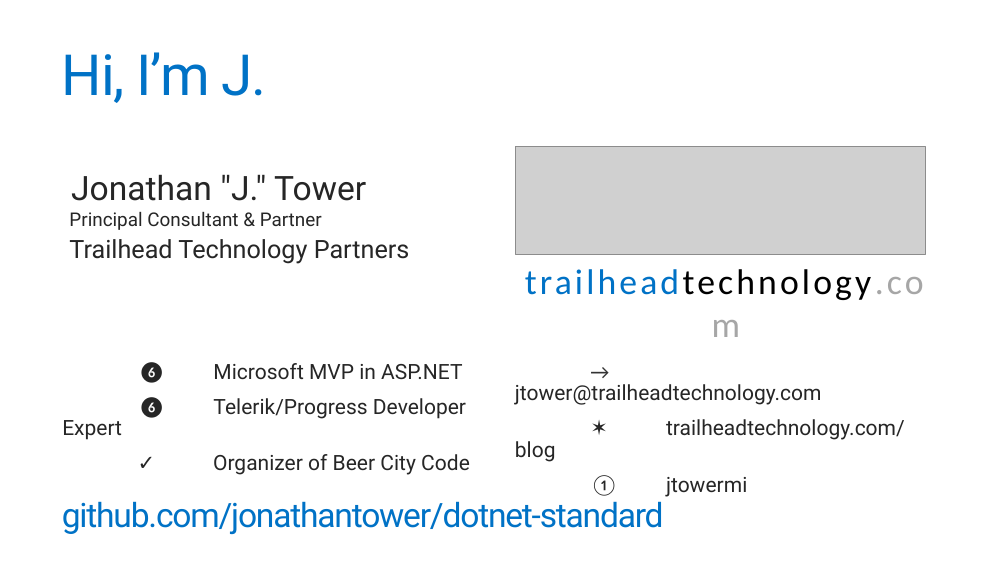
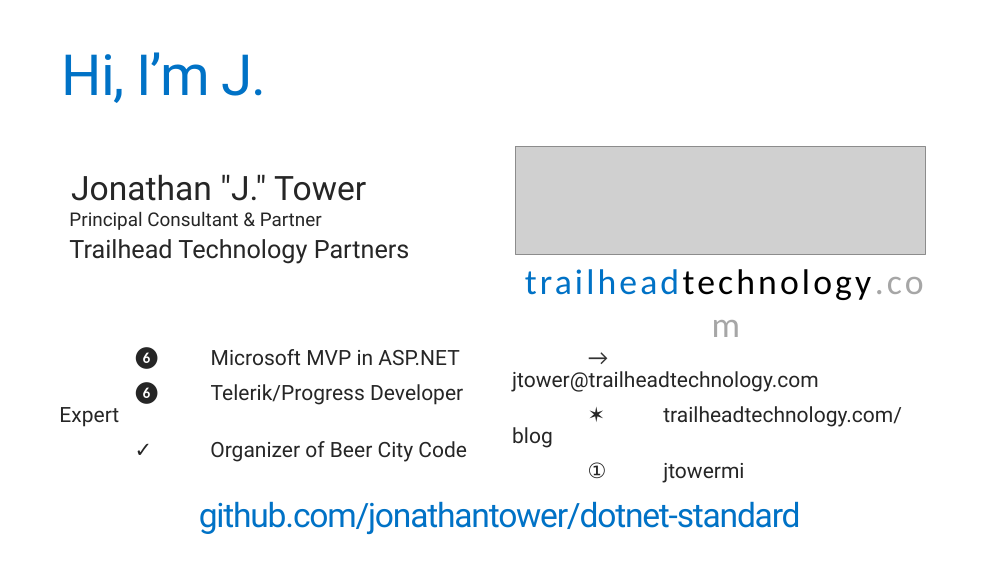
Before and after one commit to jonathantower/dotnet-standard, a slide deck: slide 2 of slides.pptx. Drawn at 1008x567 pixels with LibreOffice and Linux fonts; fonts in the diff are those of the drawing; grey boxes stand for pictures. Boxes give left, top, right and bottom in pixels: in the first picture for what was removed or moved away, otherwise in the second. Text is boxed around its words. In the diff, an @@ line names an element or a change of style, - is before the commit and + after.

```diff
--- a/slides.pptx
+++ b/slides.pptx
@@ text "❻ Microsoft MVP in ASP.NET": place and size @@
-text "❻ Microsoft MVP in ASP.NET" at (138, 362, 470, 475)
+text "❻ Microsoft MVP in ASP.NET" at (135, 347, 467, 462)
@@ text "❻ Microsoft MVP in ASP.NET" at (135, 347, 467, 462): font Calibri to Lato in "❻", "❻", "✓" @@
@@ text "→ jtower@trailheadtechnology.com": place and size @@
-text "→ jtower@trailheadtechnology.com" at (515, 384, 905, 497)
+text "→ jtower@trailheadtechnology.com" at (512, 371, 902, 483)
@@ text "→ jtower@trailheadtechnology.com" at (512, 371, 902, 483): font Calibri to Lato in "→", "✶"; font Calibri to Roboto in "①" @@
@@ text "github.com/jonathantower/dotnet-standard" at (199, 501, 801, 534): alignment left to centre @@
```
Also in this commit, not shown: 10 other slides changed, 6 slides added, 2 slides removed, 1 other file.
